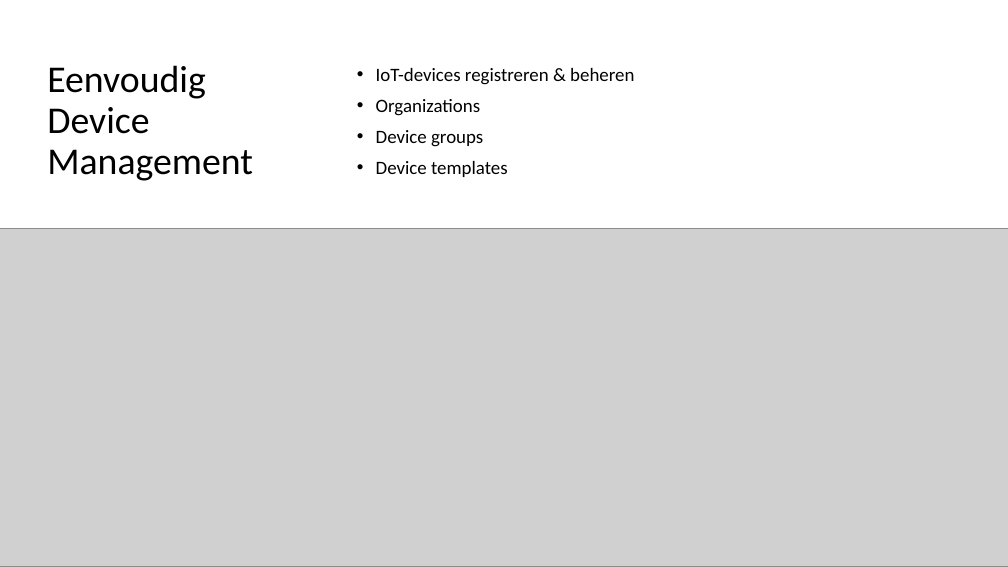
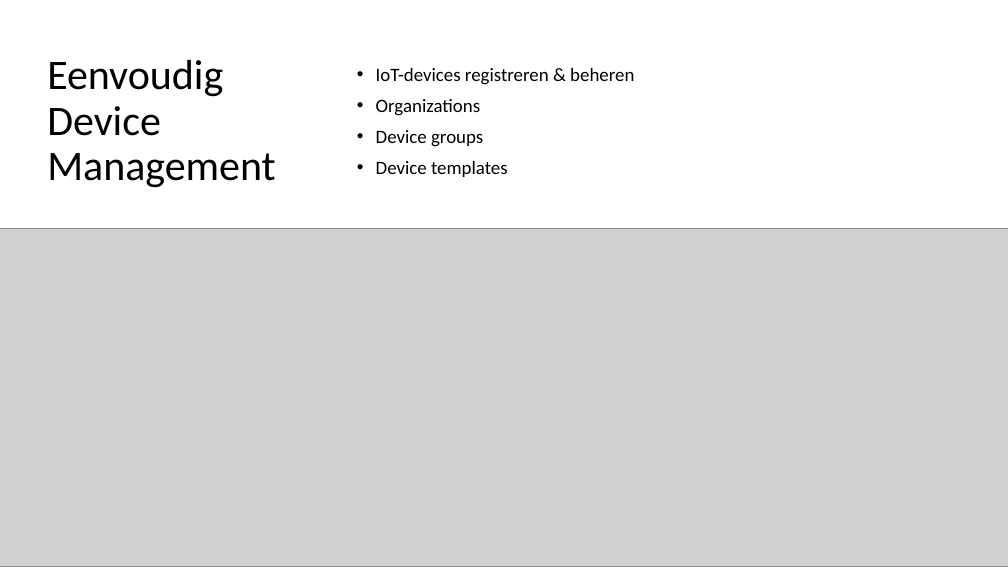
Before and after one commit to thomasgodon/DevCruiseTalk2023, a slide deck: slide 3 of .ppt/Azure Iot Central.pptx. Drawn at 1008x567 pixels with LibreOffice and Linux fonts; fonts in the diff are those of the drawing; grey boxes stand for pictures. Boxes give left, top, right and bottom in pixels: in the first picture for what was removed or moved away, otherwise in the second. Text is boxed around its words. In the diff, an @@ line names an element or a change of style, - is before the commit and + after.

```diff
--- a/.ppt/Azure Iot Central.pptx
+++ b/.ppt/Azure Iot Central.pptx
@@ title "Eenvoudig Device Management" at [47,60,275,188]: size 36 to 40 pt @@
```
Also in this commit, not shown: 8 other slides changed, 1 slide added, 1 slide removed.
